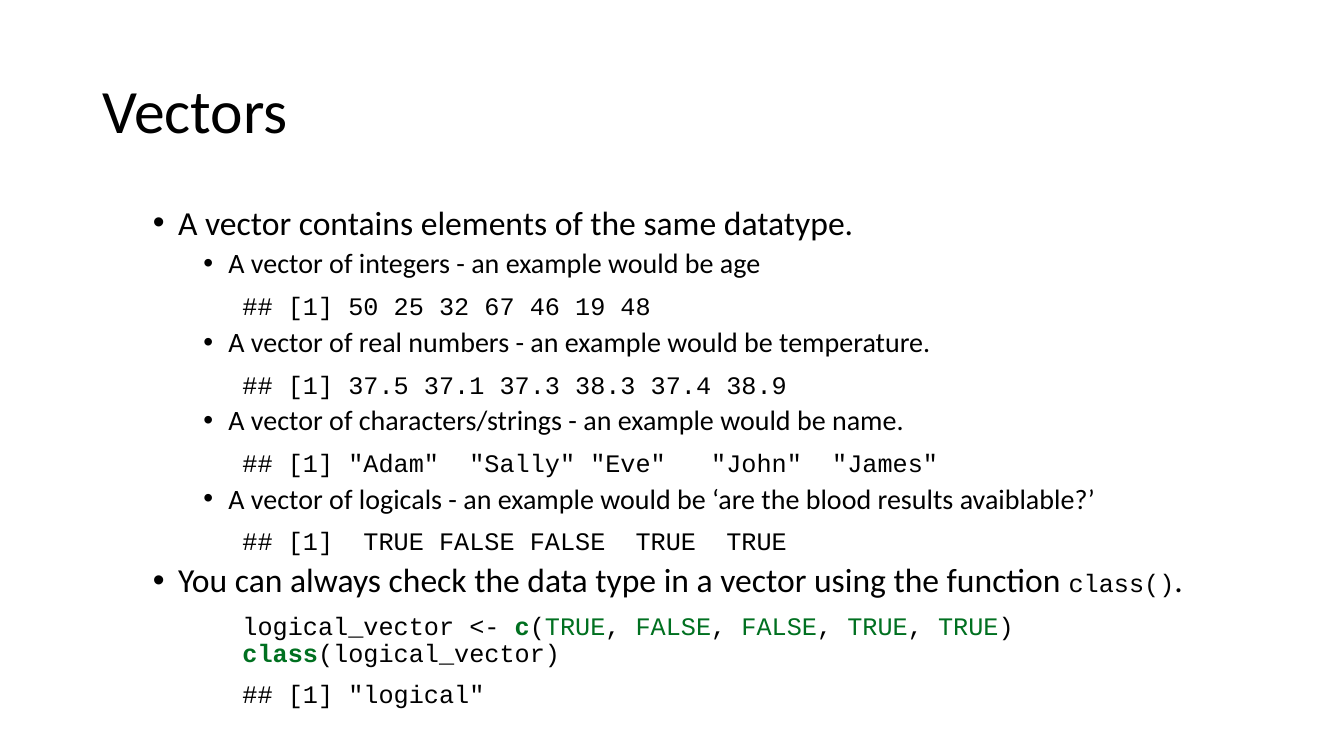
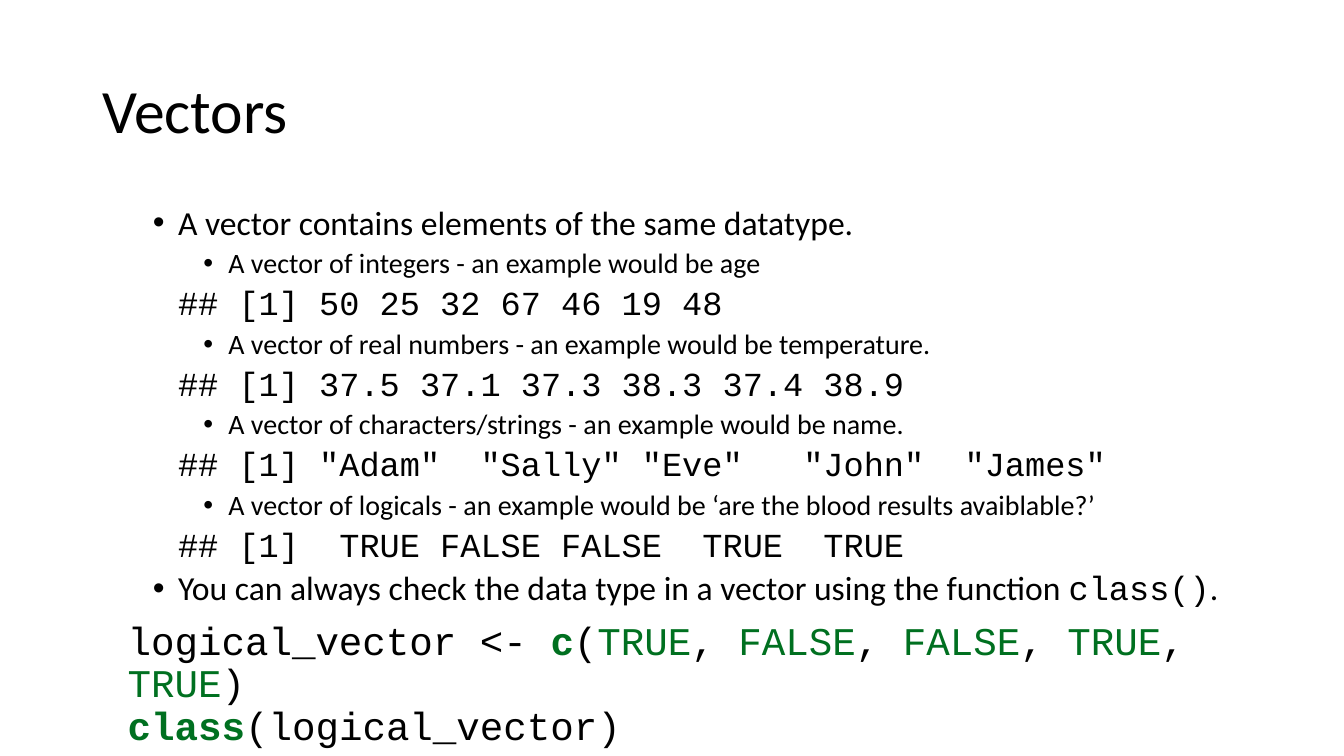
Before and after one commit to ClinicianCoders/ClinicianCoders, a slide deck: slide 25 of Workshops/Workshop1.pptx. Drawn at 1344x756 pixels with LibreOffice and Linux fonts; fonts in the diff are those of the drawing. Boxes give left, top, right and bottom in pixels: in the first picture for what was removed or moved away, otherwise in the second. Text is boxed around its words. In the diff, an @@ line names an element or a change of style, - is before the commit and + after.

```diff
--- a/Workshops/Workshop1.pptx
+++ b/Workshops/Workshop1.pptx
@@ text at box(128, 291, 1219, 705): size 18 to 24 pt in "## [1] 50 25 32 67 46 ...", "## [1] 37.5 37.1 37.3 38.3 37.4 ...", "## [1] "Adam" "Sally" "Eve" "John" "James"", "## [1] TRUE FALSE FALSE TRUE TRUE" and 1 more places; size 18 to 28 pt in "logical_vector <- c(TRUE, FALSE, FALSE, TRUE, TRUE) ...", "## [1] "logical""; list level 1 to 2 in "## [1] 50 25 32 ..."; list level 1 to 2 in "## [1] 37.5 37.1 37.3 ..."; list level 1 to 2 in "## [1] "Adam" "Sally" "Eve" ..."; list level 1 to 2 in "## [1] TRUE FALSE FALSE ..."; indent changed @@
```
Also in this commit, not shown: 26 other slides changed, 8 other files.
